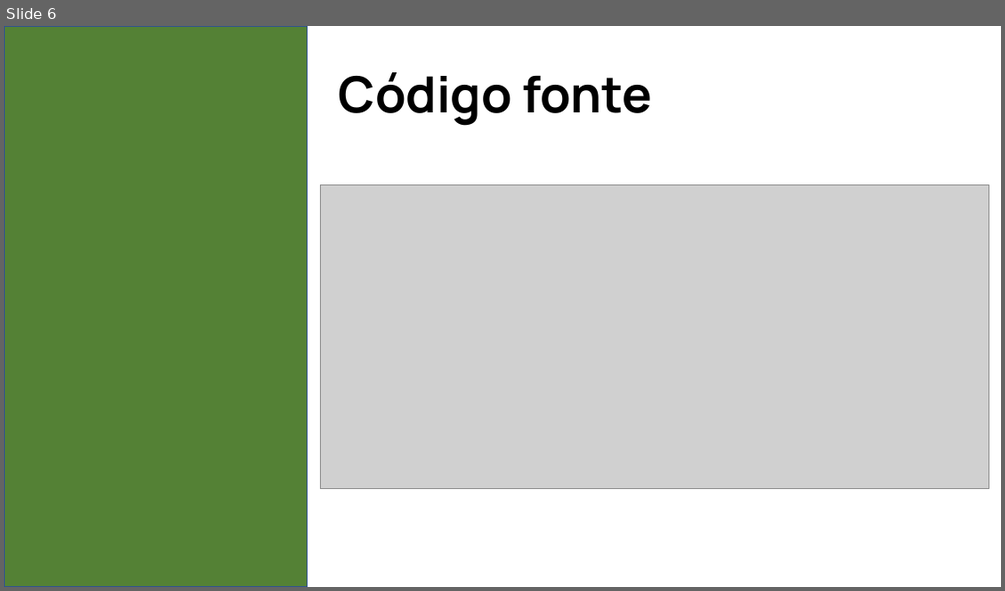
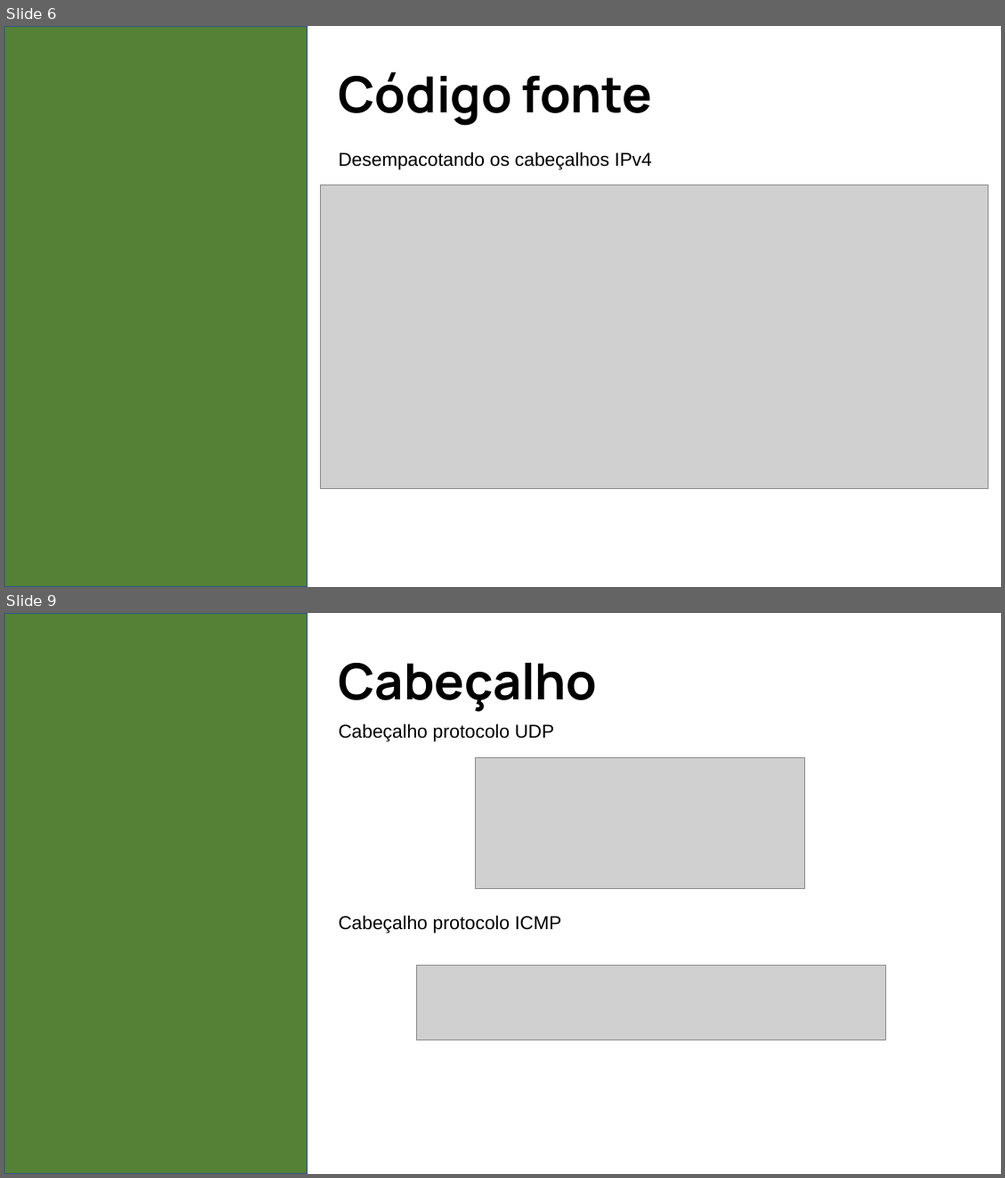
Before and after one commit to erick-andrade1/projeto-redes-2, a slide deck: Slide redes 2.pptx. Shown one above the other, each under a label of ours: slide 6 before the commit, slides 6 and 9 after it; the slides between them are not shown. The pictures are 1005x591 and 1005x1178 pixels, drawn with LibreOffice and Linux fonts; fonts in the diff are those of the drawing; grey boxes stand for pictures. Boxes give left, top, right and bottom in pixels: in the first picture for what was removed or moved away, otherwise in the second. Text is boxed around its words. In the diff, an @@ line names an element or a change of style, - is before the commit and + after.

```diff
--- a/Slide redes 2.pptx
+++ b/Slide redes 2.pptx
@@ slide 9 added at box(4, 613, 1001, 1174), background #FFFFFF @@
@@ rectangle added at box(4, 613, 307, 1174), fill #548135, outline #31538F 1 pt @@
@@ text added at box(339, 663, 598, 712), 48 pt, text #000000, bold @@
+Cabeçalho
@@ text added at box(339, 723, 554, 742), 18 pt, text #000000 @@
+Cabeçalho protocolo UDP
@@ picture added at box(475, 758, 805, 889) @@
@@ text added at box(339, 915, 561, 933), 18 pt, text #000000 @@
+Cabeçalho protocolo ICMP
@@ picture added at box(416, 965, 886, 1040) @@
@@ slide 6 changed as well @@
@@ text added at box(339, 151, 652, 169), 18 pt, text #000000 @@
+Desempacotando os cabeçalhos IPv4
```
Also in this commit, not shown: 2 other slides changed, 6 other slides added, 5 slides removed, 2 other files.
